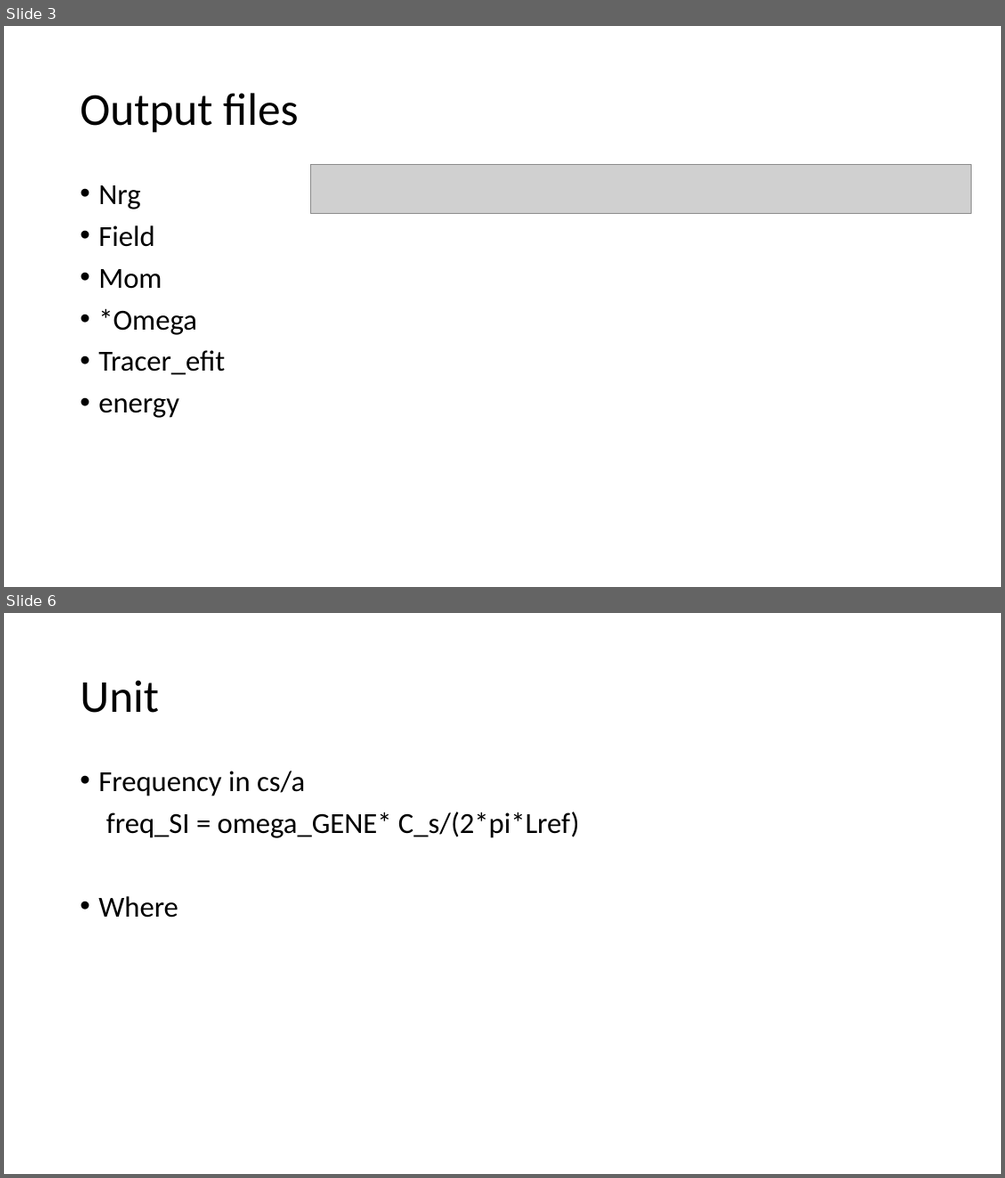
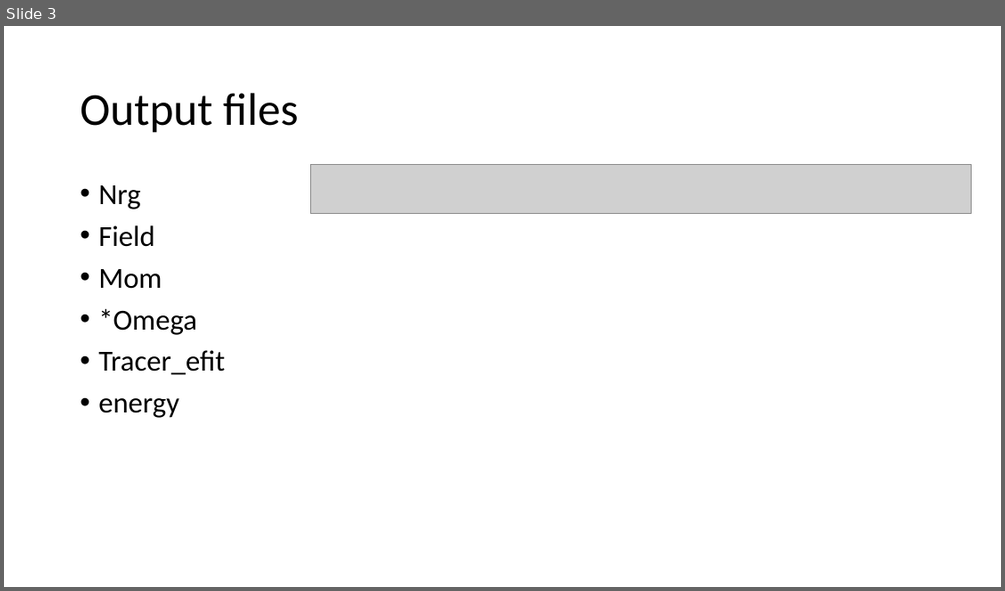
Before and after one commit to maxtcurie/Physics_Helper, a slide deck: Intro_to_GENE/3_Structure_of_output.pptx. Shown one above the other, each under a label of ours: slides 3 and 6 before the commit, slide 3 after it; the slides between them are not shown. The pictures are 1005x1178 and 1005x591 pixels, drawn with LibreOffice and Linux fonts; fonts in the diff are those of the drawing; grey boxes stand for pictures. Boxes give left, top, right and bottom in pixels: in the first picture for what was removed or moved away, otherwise in the second. Text is boxed around its words. In the diff, an @@ line names an element or a change of style, - is before the commit and + after.

```diff
--- a/Intro_to_GENE/3_Structure_of_output.pptx
+++ b/Intro_to_GENE/3_Structure_of_output.pptx
@@ slide 6 removed at (x1=4, y1=613, x2=1001, y2=1174), background #FFFFFF @@
@@ title removed at (x1=80, y1=680, x2=159, y2=713) @@
-Unit
@@ text removed at (x1=98, y1=771, x2=579, y2=917) @@
-• Frequency in cs/a
-freq_SI = omega_GENE* C_s/(2*pi*Lref)
-• Where
```
Also in this commit, not shown: 3 slides changed, 8 slides added, 2 other files.
